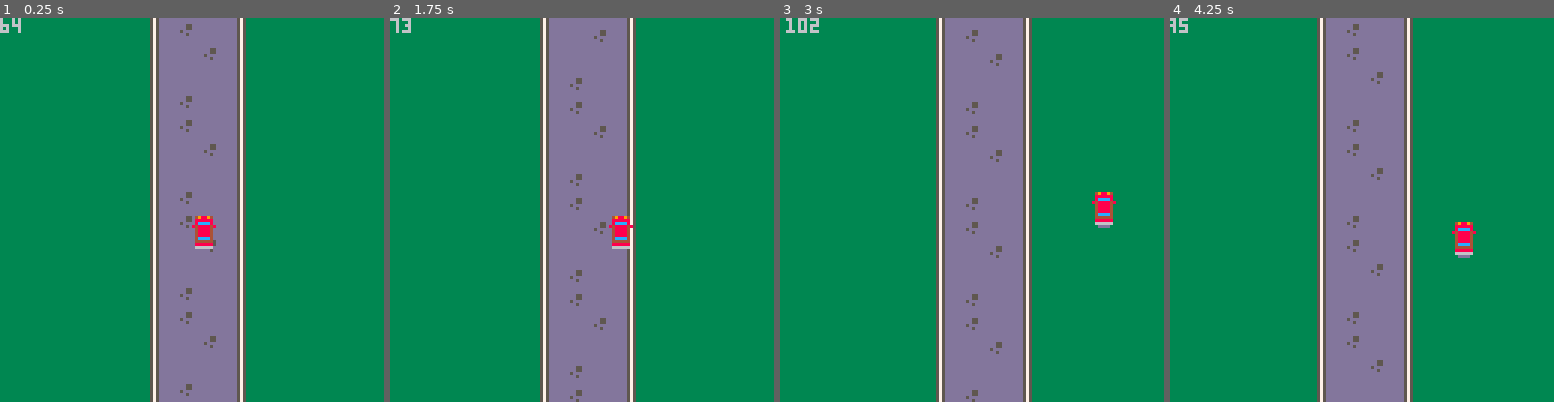
Above: before the commit, frames 1-4 (left to right).
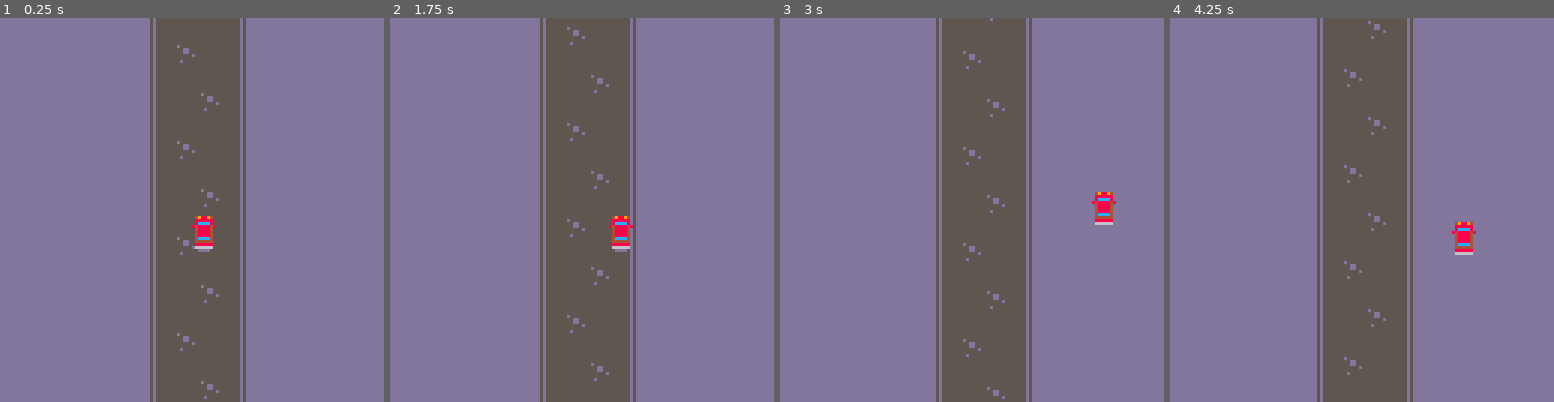
Above: after the commit, the same moments.

Repository: mbforbes/pico-8
Game: PICO-8 cartridge carts/untitled/untitled.p8
Two runs of this game, one before a commit and one after it. Both use one fixed random seed, a clock stepped at 60 frames per second and the inputs below.
Inputs:
- Up to frame 1 (0.25 s): no input
- Up to frame 2 (1.75 s): hold Right from 1.6 s (still down)
- Up to frame 3 (3 s): release Right at 2.1 s; hold Up 2.15-2.42 s; hold Right from 2.47 s (still down)
- Up to frame 4 (4.25 s): release Right at 3.03 s; hold Left 3.08-3.58 s; hold Down 3.63-3.97 s; hold Right from 4.02 s (still down)

The runs differ from the first frame. In frame 1, 96% of the frame differs, in the area x 0-100%, y 0-100%; in frame 2, 96%; in frame 3, 96%; in frame 4, 96%.

Commit message:
draw building + minor cleanup

Diff:
--- a/carts/untitled/main.lua
+++ b/carts/untitled/main.lua
@@ -1,3 +1,7 @@
+-- notes:
+-- kenney spritesheet is 24 x 15 = 360 sprites
+-- pico-8 limit is 128 + 128 (shared) = 256 sprites
+
 function _init()
     music(4, 1000)
 
@@ -9,7 +13,7 @@
         }
         -- should be 7, but we'll do 8 to avoid tearing probs b/c of my bad logic
         for i = 0, 8 do
-            add(chunk.rows, { celX = 0, celY = i % 2, celW = 4, celH = 2, localY = i * 16 })
+            add(chunk.rows, { celX = 0, celY = (i % 2) * 2, celW = 4, celH = 2, localY = i * 16 })
         end
         add(chunks, chunk)
     end
@@ -30,10 +34,10 @@
 -- point p {x,y}
 -- bounds b {x0, y0, x1, y1}
 function intersects(p, b)
-    return (p.x >= bounds[1]
-                and p.y >= bounds[2]
-                and p.x <= bounds[3]
-                and p.y <= bounds[4])
+    return (p.x >= b[1]
+                and p.y >= b[2]
+                and p.x <= b[3]
+                and p.y <= b[4])
 end
 
 function _update60()
@@ -72,19 +76,15 @@
 end
 
 function _draw()
-    cls(3)
+    cls(13)
 
     camera(cam.x, cam.y)
 
-    print(car.p.x)
-
     for chunk in all(chunks) do
         for rr in all(chunk.rows) do
-            -- print(rr.localY)
             map(rr.celX, rr.celY, 50, chunk.offset + rr.localY, rr.celW, rr.celH)
         end
     end
-    -- map(0, 3, 50, y, 4, 2)
 
     -- draw car (2 parts)
     spr(191, car.p.x, car.p.y)
--- a/carts/untitled/untitled.p8
+++ b/carts/untitled/untitled.p8
@@ -133,10 +133,13 @@
 5d5dd55dd55dd55dd55dd5d5dd5555dddd655555555556dd55d555555dd55dd5555dd555555d5555555dd555d999999999999999999999999999999d00000000
 5d55555555555555555555d55d5555d55d555555555555d55555555555555555555555555555555555555555000d0ddddd0dd0dddd0dd0ddddd0d00000000000
 __map__
-5556565800000000000000010000000000000000000000000000000000000000000000000000000000000000000000000000000000000000000000000000000000000000000000000000000000000000000000000000000000000000000000000000000000000000000000000000000000000000000000000000000000000000
-5557565800000000000000000000000000000000000000000000000000000000000000000000000000000000000000000000000000000000000000000000000000000000000000000000000000000000000000000000000000000000000000000000000000000000000000000000000000000000000000000000000000000000
-5556575800000000000000000000000000000000000000000000000000000000000000000000000000000000000000000000000000000000000000000000000000000000000000000000000000000000000000000000000000000000000000000000000000000000000000000000000000000000000000000000000000000000
-5557565800000000000000000000000000000000000000000000000000000000000000000000000000000000000000000000000000000000000000000000000000000000000000000000000000000000000000000000000000000000000000000000000000000000000000000000000000000000000000000000000000000000
+c0c1c1c200454647480000010000000000000000000000000000000000000000000000000000000000000000000000000000000000000000000000000000000000000000000000000000000000000000000000000000000000000000000000000000000000000000000000000000000000000000000000000000000000000000
+c0c1e6c200555657580000000000000000000000000000000000000000000000000000000000000000000000000000000000000000000000000000000000000000000000000000000000000000000000000000000000000000000000000000000000000000000000000000000000000000000000000000000000000000000000
+c0c1c1c200656667680000000000000000000000000000000000000000000000000000000000000000000000000000000000000000000000000000000000000000000000000000000000000000000000000000000000000000000000000000000000000000000000000000000000000000000000000000000000000000000000
+c0e6c1c200759797980000000000000000000000000000000000000000000000000000000000000000000000000000000000000000000000000000000000000000000000000000000000000000000000000000000000000000000000000000000000000000000000000000000000000000000000000000000000000000000000
+0000000000757797780000000000000000000000000000000000000000000000000000000000000000000000000000000000000000000000000000000000000000000000000000000000000000000000000000000000000000000000000000000000000000000000000000000000000000000000000000000000000000000000
+0000000000858687880000000000000000000000000000000000000000000000000000000000000000000000000000000000000000000000000000000000000000000000000000000000000000000000000000000000000000000000000000000000000000000000000000000000000000000000000000000000000000000000
+0000000000565656560000000000000000000000000000000000000000000000000000000000000000000000000000000000000000000000000000000000000000000000000000000000000000000000000000000000000000000000000000000000000000000000000000000000000000000000000000000000000000000000
 
 
 
